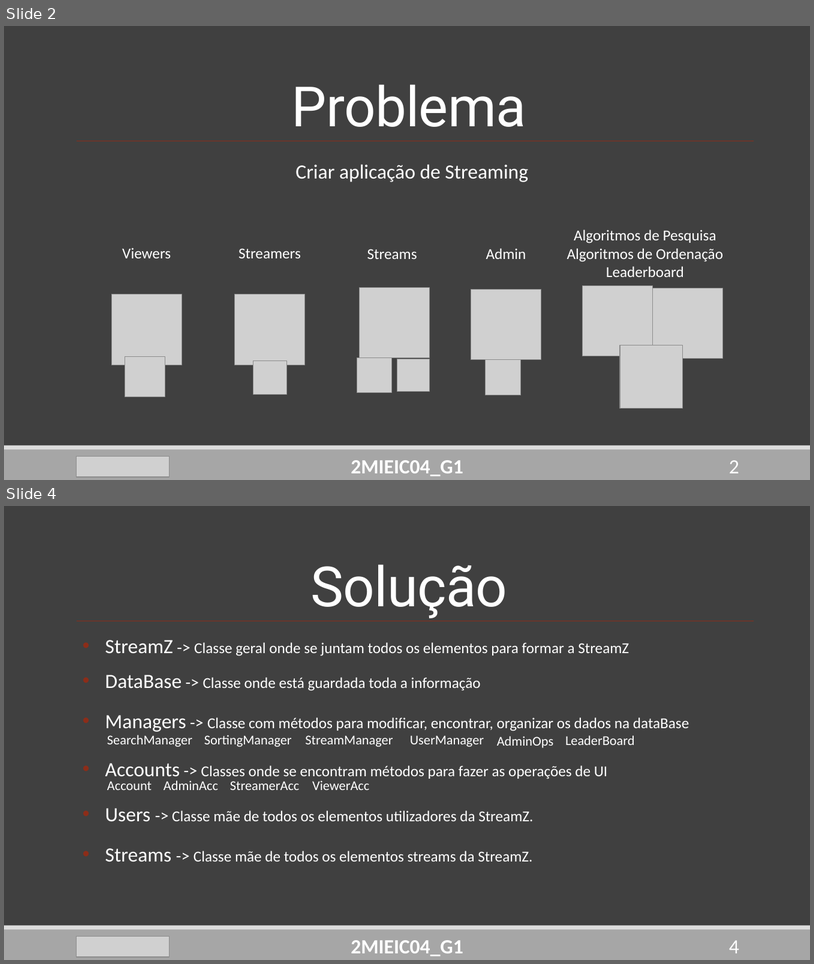
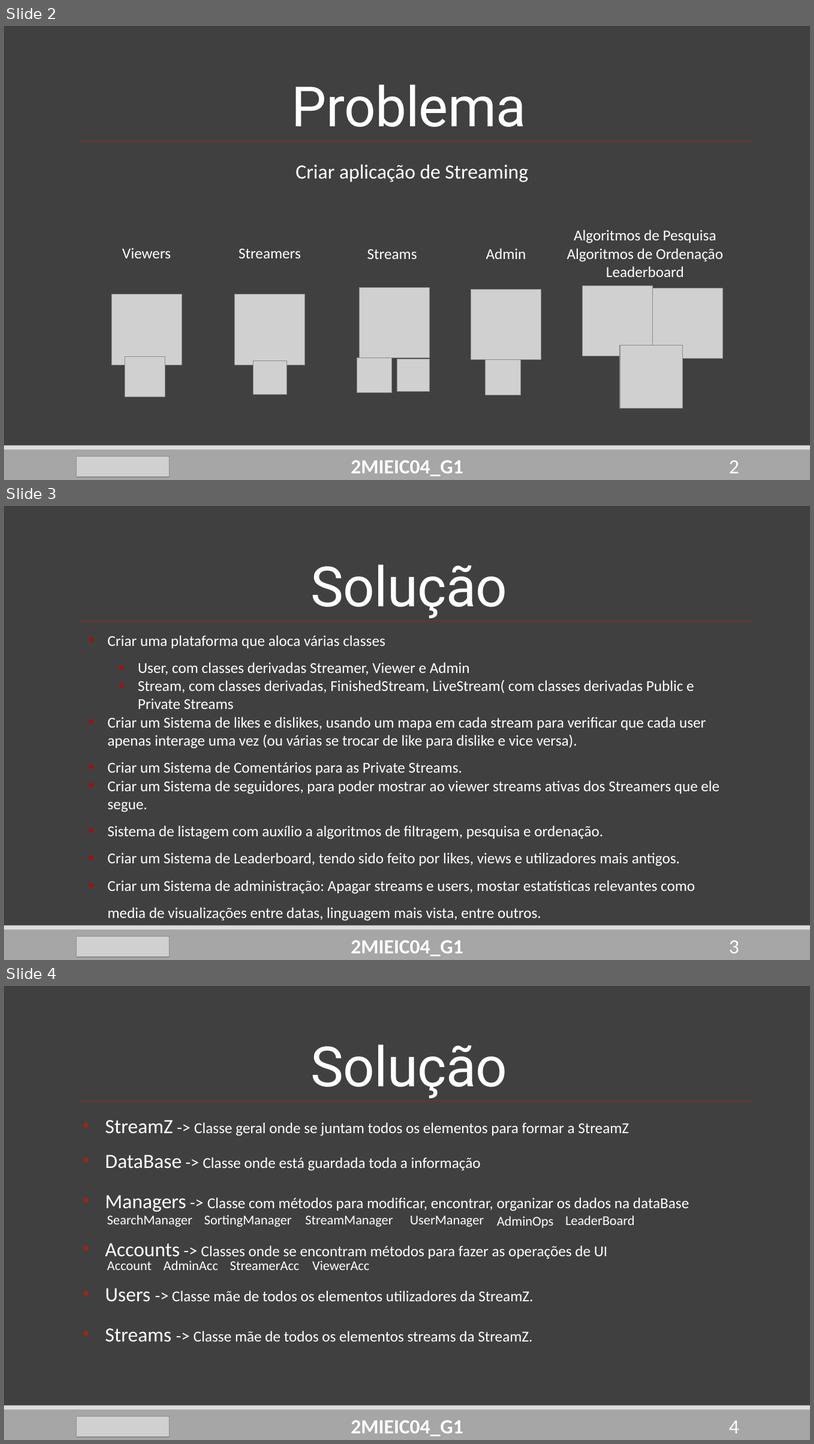
Before and after one commit to DoStini/FEUP-AEDA-proj, a slide deck: StreamZ_Apresentation4.pptx. Shown one above the other, each under a label of ours: slides 2 and 4 before the commit, slides 2, 3 and 4 after it; the slides between them are not shown. The pictures are 814x964 and 814x1444 pixels, drawn with LibreOffice and Linux fonts; fonts in the diff are those of the drawing; grey boxes stand for pictures. Boxes give left, top, right and bottom in pixels: in the first picture for what was removed or moved away, otherwise in the second. Text is boxed around its words. In the diff, an @@ line names an element or a change of style, - is before the commit and + after.

```diff
--- a/StreamZ_Apresentation4.pptx
+++ b/StreamZ_Apresentation4.pptx
@@ slide 3 added at (4,506,810,960), background #404040; not listed: 3 template elements that a slide beside it also shows @@
@@ title added at (311,564,507,618), 66 pt, text #FFFFFF @@
+Solução
@@ line added from (754, 621) to (77, 621), #8C2D19 1 pt @@
@@ text added at (108,635,720,921), 18 pt, text #FFFFFF @@
+• Criar uma plataforma que aloca várias classes
+  • User, com classes derivadas Streamer, Viewer e Admin
+  • Stream, com classes derivadas, FinishedStream, LiveStream( com classes derivadas Public e Private Streams
+• Criar um Sistema de likes e dislikes, usando um mapa em cada stream para verificar que cada user apenas interage uma vez (ou várias se trocar de like para dislike e vice versa).
+• Criar um Sistema de Comentários para as Private Streams.
+• Criar um Sistema de seguidores, para poder mostrar ao viewer streams ativas dos Streamers que ele segue.
+• Sistema de listagem com auxílio a algoritmos de filtragem, pesquisa e ordenação.
+• Criar um Sistema de Leaderboard, tendo sido feito por likes, views e utilizadores mais antigos.
+• Criar um Sistema de administração: Apagar streams e users, mostar estatísticas relevantes como media de visualizações entre datas, linguagem mais vista, entre outros.
@@ picture added at (77,936,170,957) @@
@@ text added at (351,940,464,956), 24 pt, text #FFFFFF, bold @@
+2MIEIC04_G1
@@ page number added at (729,940,740,953), 24 pt, text #FFFFFF @@
+3
```
Also in this commit, not shown: 10 slides changed, 2 slides removed.
